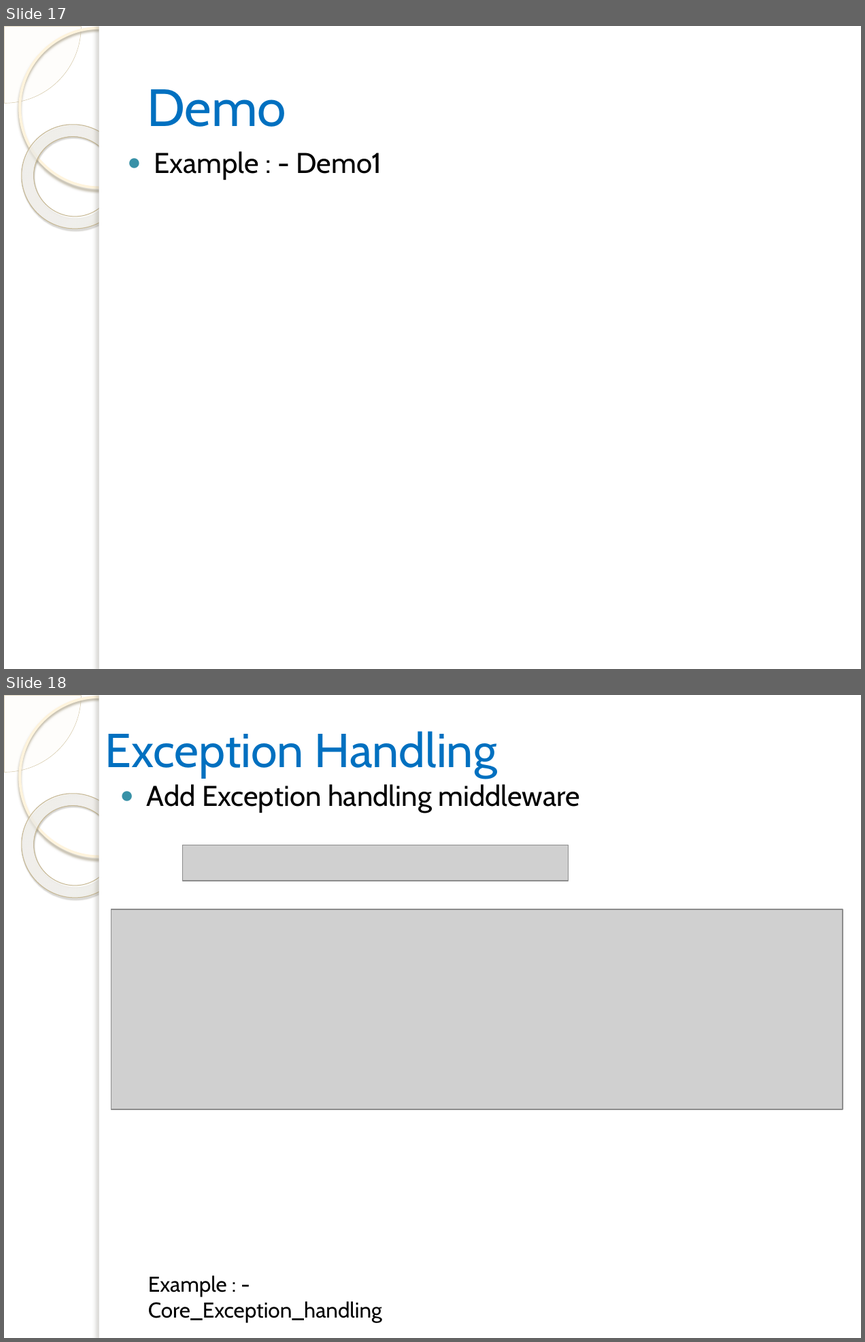
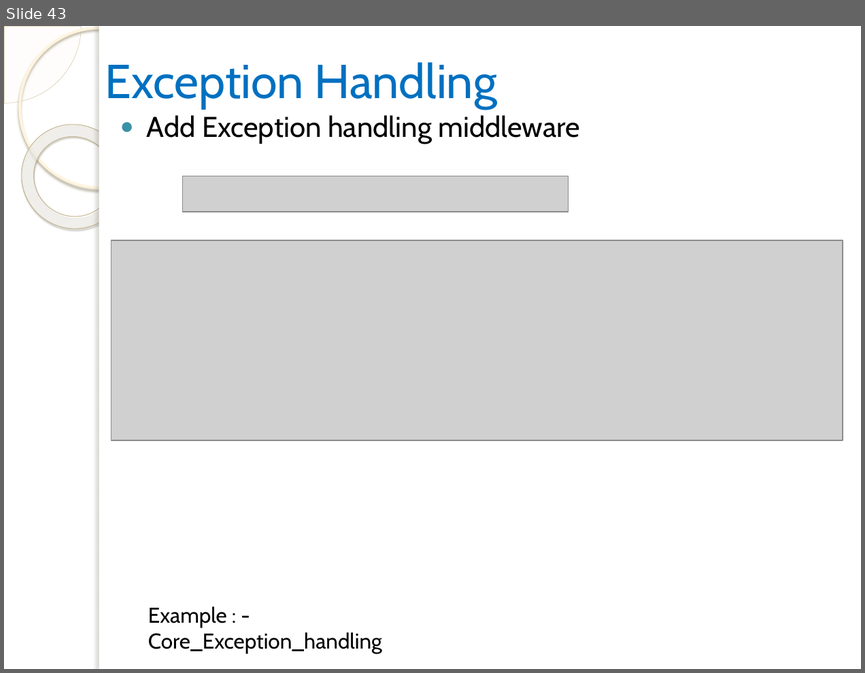
Before and after one commit to vgyureka/DotNetBig, a slide deck: CORE.pptx. Shown one above the other, each under a label of ours: slides 17 and 18 before the commit, slide 43 after it. The pictures are 865x1342 and 865x673 pixels, drawn with LibreOffice and Linux fonts; fonts in the diff are those of the drawing; grey boxes stand for pictures; background and template pictures are left out. Boxes give left, top, right and bottom in pixels: in the first picture for what was removed or moved away, otherwise in the second. Text is boxed around its words. In the diff, an @@ line names an element or a change of style, - is before the commit and + after.

```diff
--- a/CORE.pptx
+++ b/CORE.pptx
@@ slide 17 removed at bbox=[4, 26, 861, 669], background picture (left out); not listed: 5 template elements that a slide beside it also shows @@
@@ title removed at bbox=[147, 89, 286, 127] @@
-Demo
@@ text removed at bbox=[154, 151, 381, 180] @@
-● Example : - Demo1
@@ what was slide 18 is now slide 43 @@
```
Also in this commit, not shown: 3 slides changed, 27 slides added, 1 other slide removed.
